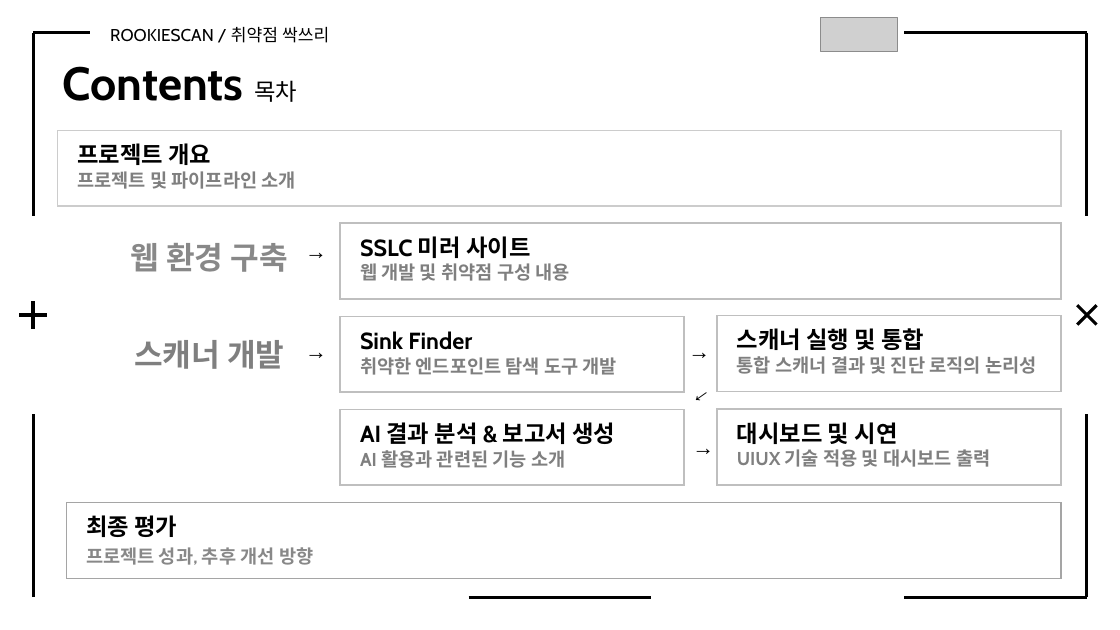
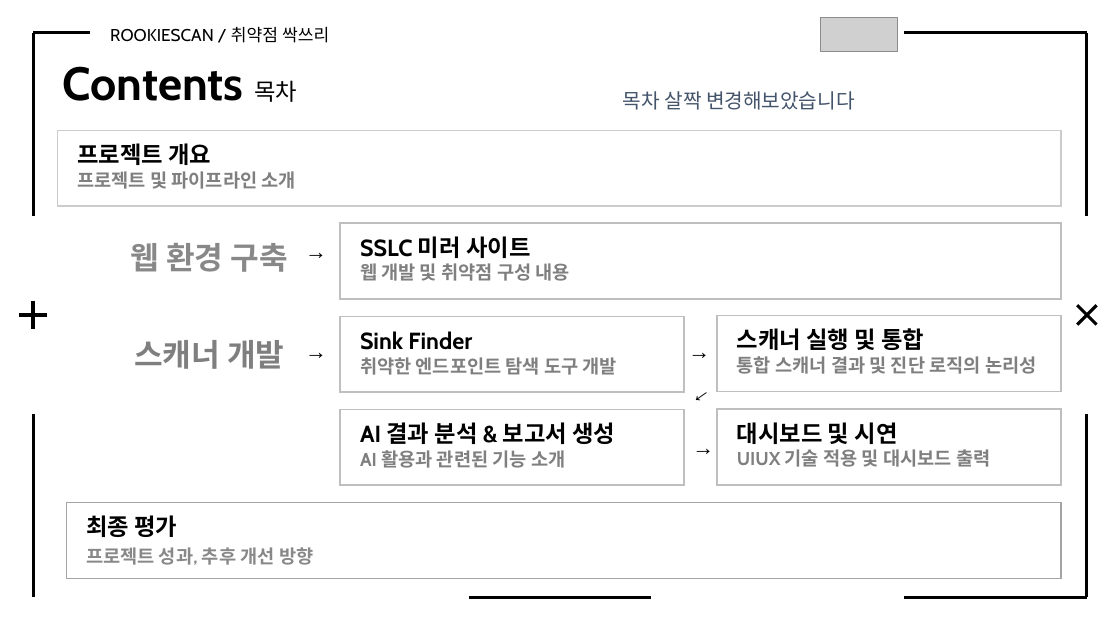
Before and after one commit to Rookies-34-3/Automatic-scanner-tool, a slide deck: slide 2 of 프로젝트 결과보고서_취약점 싹쓰리.pptx. Drawn at 1120x630 pixels with LibreOffice and Linux fonts; fonts in the diff are those of the drawing; grey boxes stand for pictures. Boxes give left, top, right and bottom in pixels: in the first picture for what was removed or moved away, otherwise in the second. Text is boxed around its words. In the diff, an @@ line names an element or a change of style, - is before the commit and + after.

```diff
--- a/프로젝트 결과보고서_취약점 싹쓰리.pptx
+++ b/프로젝트 결과보고서_취약점 싹쓰리.pptx
@@ text added at (623, 91, 855, 110), 13 pt, text #44546A @@
+목차 살짝 변경해보았습니다
```
Also in this commit, not shown: 11 other slides changed.
